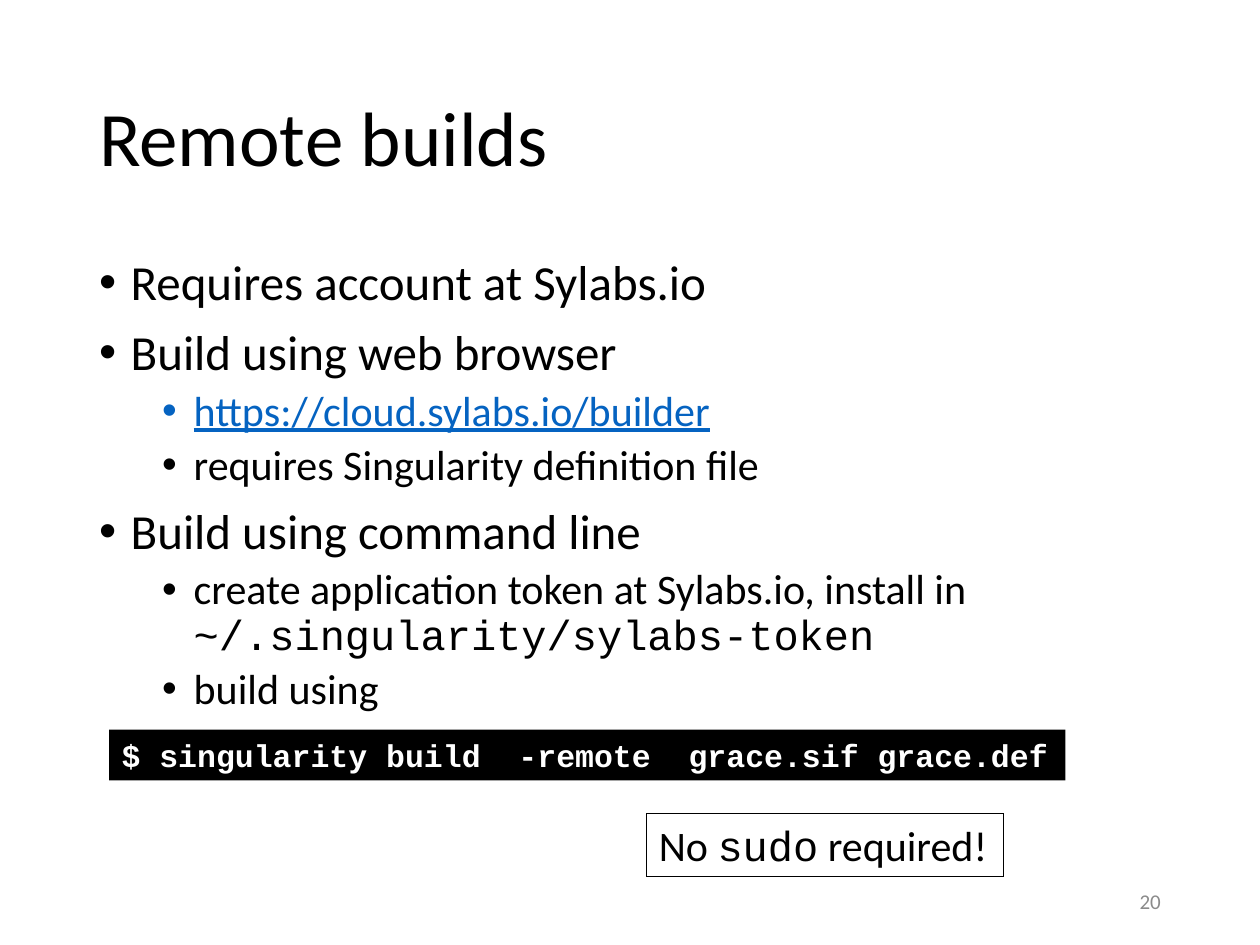
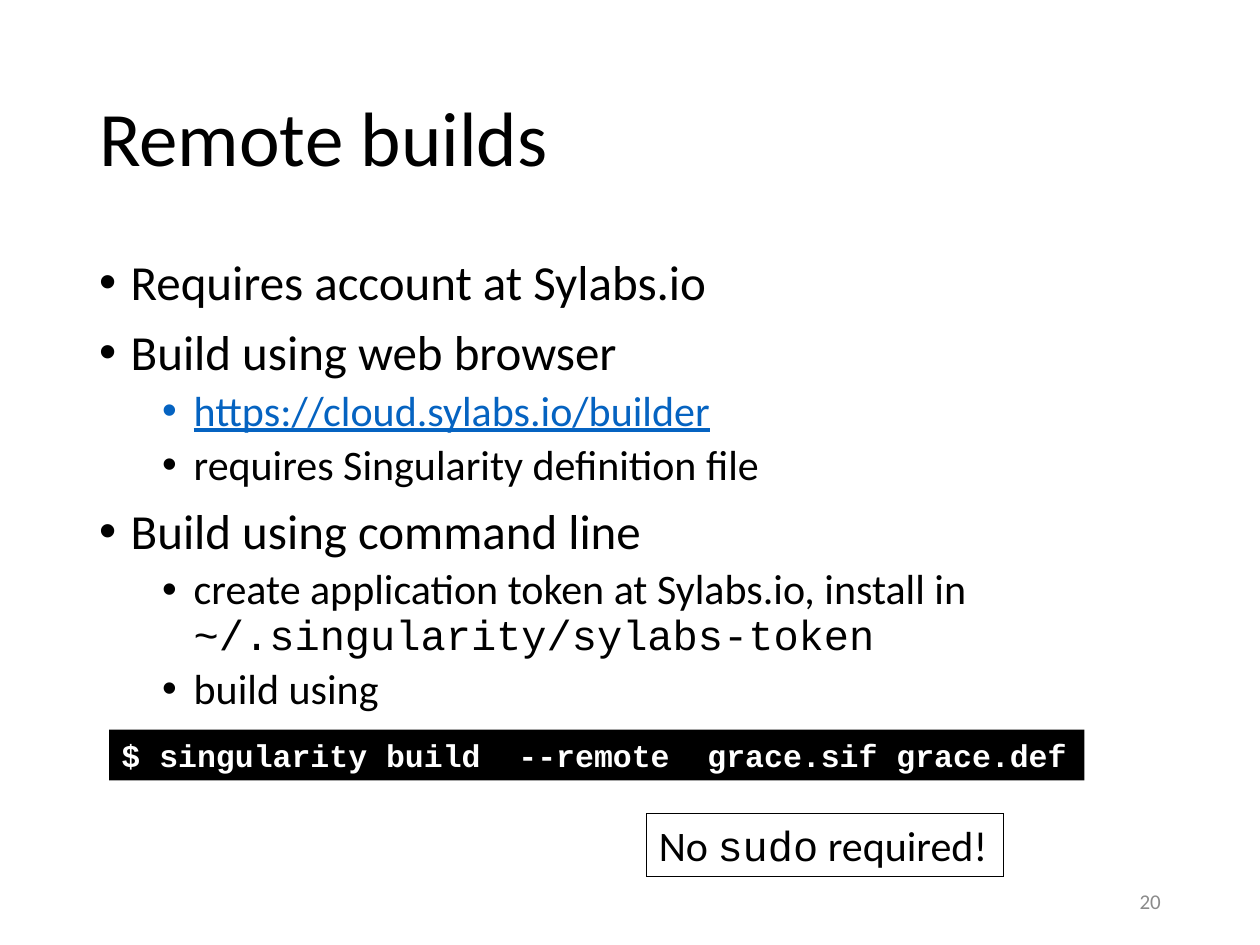
Before and after one commit to gjbex/Containers-for-HPC, a slide deck: slide 20 of singularity.pptx. Drawn at 1260x945 pixels with LibreOffice and Linux fonts; fonts in the diff are those of the drawing. Boxes give left, top, right and bottom in pixels: in the first picture for what was removed or moved away, otherwise in the second. Text is boxed around its words. In the diff, an @@ line names an element or a change of style, - is before the commit and + after.

Commit message:
Fix typos

```diff
--- a/singularity.pptx
+++ b/singularity.pptx
@@ rectangle "$ singularity build --remote grace.sif ...": place and size @@
-rectangle "$ singularity build --remote grace.sif ..." at (110, 730, 1066, 780)
+rectangle "$ singularity build --remote grace.sif ..." at (110, 730, 1085, 780)
@@ text in rectangle at (159, 744, 1066, 774): text changed @@
-$ singularity build -remote grace.sif grace.def
+$ singularity build --remote grace.sif grace.def
```
Also in this commit, not shown: 1 other slide changed.
